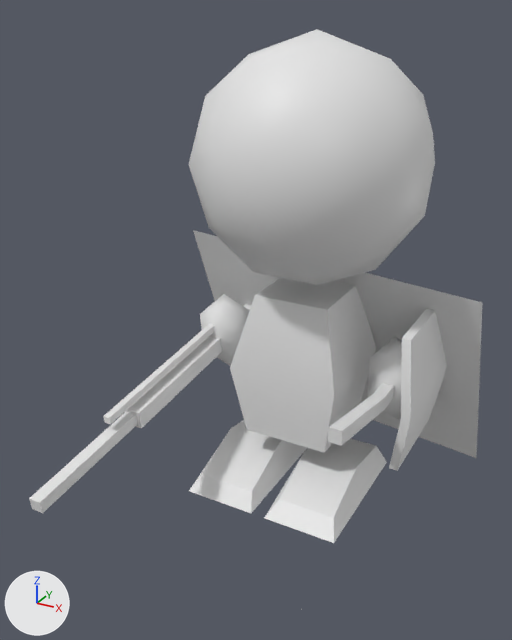
The FBX model MgaUnityProj/Assets/Fundament/Avatar/Artwork/Orignal/Humanoid/Humanoid@GBorn.FBX: old version first, new version second.
Both versions are drawn from a camera (50 mm lens) standing at (0.89, -2.01, 2.25) and looking at (-0.16, -0.09, 1.29). Arrows for +X, +Y and +Z are at lower left; the lights stay in place. Where no turn or scale is listed for an object, it has been applied to the vertices.

The scene before the commit, as lines of its bpy script (objects in view):
```python
me_mesh_003 = bpy.data.meshes.new('Mesh.003')
me_mesh_003.from_pydata(...)  # an icosphere of 20 faces spanning x -4.47..4.47, y -4.25..4.25, z -5.0..5.0
me_mesh_005 = bpy.data.meshes.new('Mesh.005')
me_mesh_005.from_pydata(...)  # 12 vertices, 20 faces; spans x -7.5..7.5, y -7.5..7.5, z -4.7..-2.1
me_mesh_008 = bpy.data.meshes.new('Mesh.008')
me_mesh_008.from_pydata(...)  # an icosphere of 20 faces spanning x -4.47..4.47, y -4.25..4.25, z -5.0..5.0
me_mesh_013 = bpy.data.meshes.new('Mesh.013')
me_mesh_013.from_pydata([(-0.2, -15.3, 1.1), (20.4, -15.3, 1.1), (-0.2, 16.0, -0.8), (20.4, 16.0, -0.8)], [], [(2, 0, 3), (1, 3, 0)])
me_mesh_014 = bpy.data.meshes.new('Mesh.014')
me_mesh_014.from_pydata(...)  # 12 vertices, 20 faces; spans x -0.127..0.127, y -0.508..0.0, z -0.064..0.063
ob_leftfoot = bpy.data.objects.new('LeftFoot', me_mesh_014)
ob_leftfoot.location = (0.118, 0.197, 0.745)
ob_lefthand = bpy.data.objects.new('LeftHand', me_mesh_003)
ob_lefthand.parent = ob_body
ob_lefthand.location = (12.92, 0.149, 7.35)
ob_lefthand.scale = (0.86, 1.14, 0.86)
ob_lshield = bpy.data.objects.new('LShield', me_mesh_005)
ob_lshield.parent = ob_lefthand
ob_lshield.location = (0.00684, 0.0216, 0.298)
ob_lshield.rotation_euler = (0.0, -1.571, 0.0)  # degrees (0, -90, 0)
ob_lshield.scale = (1.37, 1.04, 1.16)
ob_lwing = bpy.data.objects.new('LWing', me_mesh_013)
ob_lwing.parent = ob_body
ob_lwing.location = (1.826, -2.155, -2.02)
ob_lwing.rotation_euler = (-0.328, 3.037, -0.0378)  # degrees (-19, 174, -2.2)
ob_lwing.scale = (-1.0, 1.0, 1.0)
ob_righthand = bpy.data.objects.new('RightHand', me_mesh_008)
ob_righthand.parent = ob_body
ob_righthand.location = (-14.01, 0.149, 5.038)
ob_righthand.rotation_euler = (0.118, 0.0, 0.0)  # degrees (6.8, 0, 0)
ob_righthand.scale = (0.86, 1.14, 0.86)
# also in view: 'RWing' at (-0.3, 0.27, 1.11); 'RWeapon' at (-0.38, -0.22, 1.1); 'LShoot' at (0.31, 0.01, 1.18); 'RShoot' at (-0.39, -0.25, 1.16); 'Head' at (-0.01, 0.0, 1.82)
```
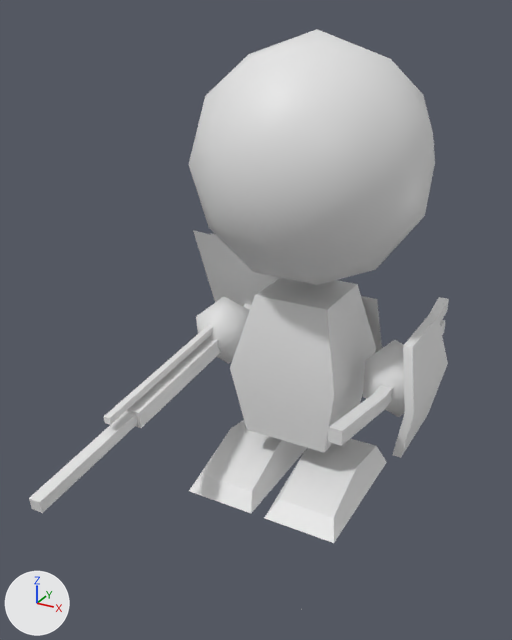
The change, as a list of edits to the scene's bpy script:
```text
Change ob_lwing:
    ob_lwing.scale: (-1.0, 1.0, 1.0) -> (1.0, 1.0, 1.0)
Change ob_lefthand:
    ob_lefthand.scale: (0.86, 1.14, 0.86) -> (1.0, 1.0, 1.0)
Change ob_lshield:
    ob_lshield.scale: (1.37, 1.04, 1.16) -> (1.0, 1.0, 1.0)
Change ob_righthand:
    ob_righthand.scale: (0.86, 1.14, 0.86) -> (1.0, 1.0, 1.0)
```

Pixel boxes (x1, y1, x2, y2) of what changed, in the pictures (512 x 640 px):
'LWing', rescaled (not visible afterwards): before (335, 273, 483, 458)
'LShield', rescaled (11% shorter): before (389, 309, 447, 471); after (392, 314, 448, 458)
'LeftHand', rescaled (19% wider, 7% shorter): before (367, 337, 402, 420); after (363, 340, 405, 417)
'RightHand', rescaled (8% wider, 7% shorter): before (200, 294, 250, 365); after (196, 297, 250, 363)
